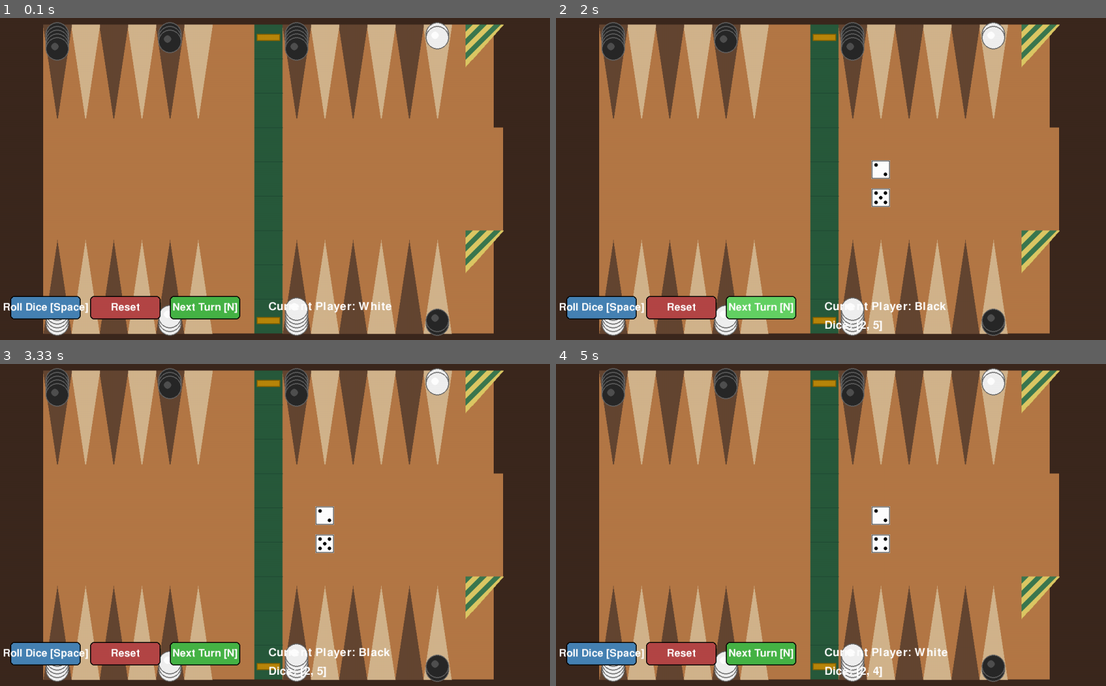
Above: before the commit, frames 1-4 (two rows, left to right).
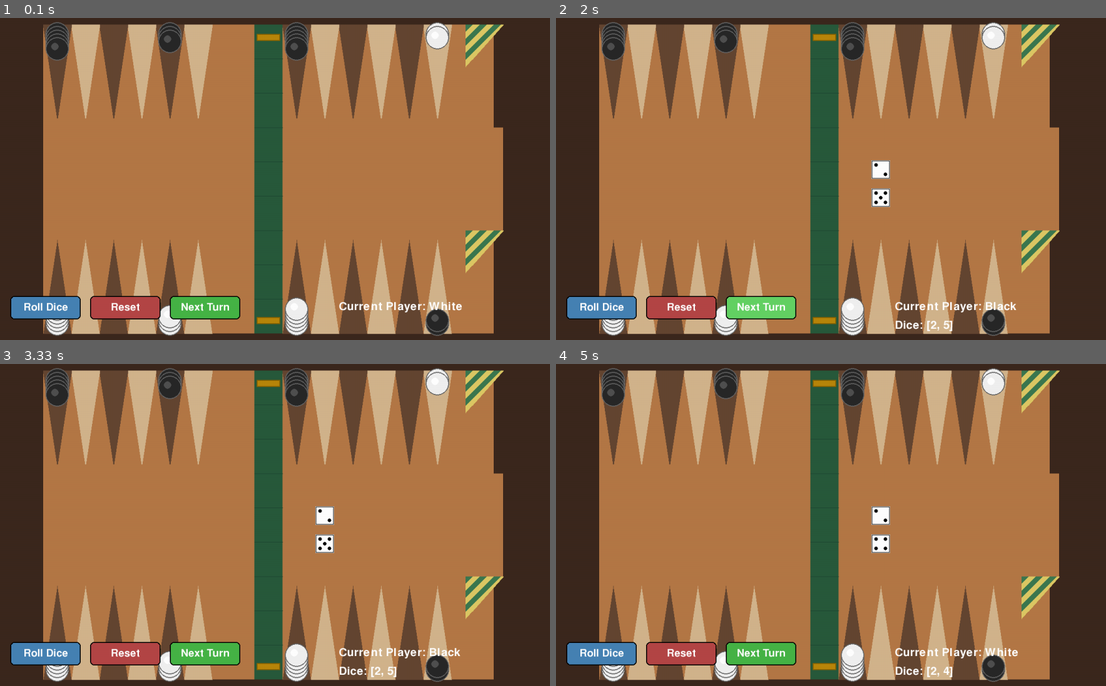
Above: after the commit, the same moments.

Repository: um-computacion/computacion-2025-backgammon-juliamorandini
Game: pygame game, started from PygameUI.py
Same seed, same stepped clock (60 frames per second), same inputs: the game is played once before the commit and once after it.
Inputs (mouse positions are in pixels of both pictures, inside the frame that each line leads up to):
- Up to frame 1 (0.1 s): no input
- Up to frame 2 (2 s): tap Space at 0.33, 1.73 s; click (600, 307) at 0.72 s, where only the run after the commit has a clickable "Roll Dice"; click (908, 46) at 1.05 s; click (759, 307) at 1.38 s, where only the run after the commit has a clickable "Next Turn"
- Up to frame 3 (3.33 s): tap Space at 2.03 s; click (242, 621) at 2.22 s; click (176, 402) at 2.88 s; click (55, 441) at 3.22 s
- Up to frame 4 (5 s): click "Reset" at 4.05 s; click (660, 450) at 4.38 s; tap Space at 4.73 s

The runs differ from the first frame. In frame 1, 0.9% of the frame differs, in the area x 0-84%, y 88-92%; in frame 2, 1.1%; in frame 3, 1.1%; in frame 4, 1.1%, in the area x 0-84%, y 88-98%.

Commit message:
arreglo de pygame

Diff:
--- a/PygameUI.py
+++ b/PygameUI.py
@@ -14,6 +14,29 @@
 from pygame_ui.button import Button
 
 
+def is_valid_direction(from_point: int, to_point: int, player: str) -> bool:
+    """
+    Check if the move is in the correct direction for the player.
+
+    White moves counter-clockwise (from higher numbers to lower: 23 -> 0)
+    Black moves clockwise (from lower numbers to higher: 0 -> 23)
+
+    Args:
+        from_point: Starting point (0-23)
+        to_point: Destination point (0-23)
+        player: 'W' for White or 'B' for Black
+
+    Returns:
+        True if move is in correct direction, False otherwise
+    """
+    if player == "W":
+        # White moves counter-clockwise: from high to low (23 -> 0)
+        return to_point < from_point
+    else:  # player == "B"
+        # Black moves clockwise: from low to high (0 -> 23)
+        return to_point > from_point
+
+
 def main() -> None:
     """
     Main game function with game loop.
@@ -38,7 +61,7 @@
 
     # Create UI buttons
     roll_button: Button = Button(
-        50, 650, 150, 50, "Roll Dice [Space]",
+        50, 650, 150, 50, "Roll Dice",
         color=(70, 130, 180),
         hover_color=(100, 160, 210)
     )
@@ -48,7 +71,7 @@
         hover_color=(210, 100, 100)
     )
     next_turn_button: Button = Button(
-        390, 650, 150, 50, "Next Turn [N]",
+        390, 650, 150, 50, "Next Turn",
         color=(70, 180, 70),
         hover_color=(100, 210, 100)
     )
@@ -139,6 +162,14 @@
                         # Second click - try to move
                         distance: int = abs(point - selected_point)
 
+                        # Check if move is in correct direction
+                        if not is_valid_direction(selected_point, point, backgammon_board.current_player):
+                            player_name: str = "White" if backgammon_board.current_player == "W" else "Black"
+                            direction: str = "counter-clockwise (towards 0)" if backgammon_board.current_player == "W" else "clockwise (towards 23)"
+                            print(f"Invalid direction! {player_name} must move {direction}")
+                            selected_point = None
+                            continue
+
                         # Check if distance matches one of the available dice
                         if distance in backgammon_board.dice_values:
                             success: bool = backgammon_board.move_checker(selected_point, point)
@@ -200,28 +231,28 @@
         reset_button.draw(screen)
         next_turn_button.draw(screen)
 
-        # Draw current player indicator
+        # Draw current player indicator (moved right to avoid collision)
         font: pygame.font.Font = pygame.font.Font(None, 36)
         player_color: str = "White" if backgammon_board.current_player == "W" else "Black"
         player_text: str = f"Current Player: {player_color}"
         text_surface: pygame.Surface = font.render(player_text, True, (255, 255, 255))
-        screen.blit(text_surface, (600, 660))
-
-        # Draw dice values if rolled
+        screen.blit(text_surface, (750, 660))
+
+        # Draw dice values if rolled (moved right to align with player indicator)
         if backgammon_board.dice_values:
             dice_text: str = f"Dice: {backgammon_board.dice_values}"
             dice_surface: pygame.Surface = font.render(dice_text, True, (255, 255, 255))
-            screen.blit(dice_surface, (600, 700))
+            screen.blit(dice_surface, (750, 700))
         else:
             if dice_rolled:
                 all_used: pygame.Surface = font.render("All dice used!", True, (255, 255, 0))
-                screen.blit(all_used, (600, 700))
-
-        # Draw selected point indicator
+                screen.blit(all_used, (750, 700))
+
+        # Draw selected point indicator (moved right)
         if selected_point is not None:
             selected_text: str = f"Selected: Point {selected_point}"
             selected_surface: pygame.Surface = font.render(selected_text, True, (255, 255, 0))
-            screen.blit(selected_surface, (900, 660))
+            screen.blit(selected_surface, (1000, 660))
 
         # flip() the display to put your work on screen
         pygame.display.flip()
